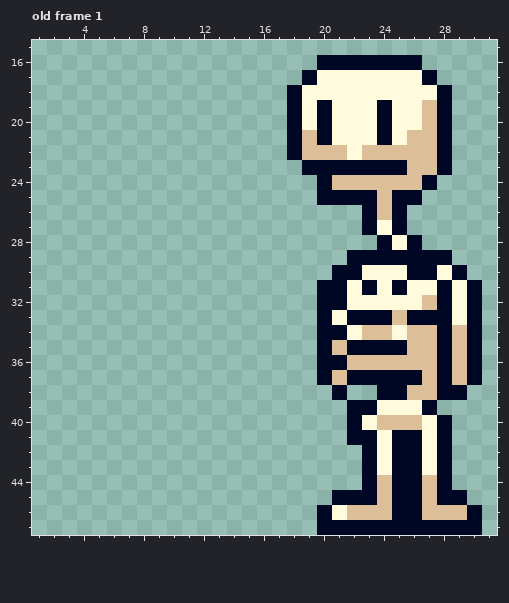
File history of a pixel-art file, assets/aseprite files/npc_skeleton.aseprite. The picture above is the old version.
48x48 pixels, 3 frames. Shown: old frame 1: x 1..31, y 15..47. The commit also changed other frames, which this record leaves out.
And afterwards:
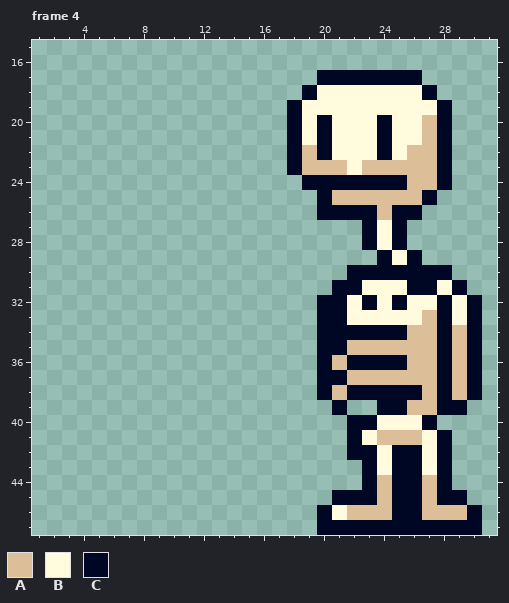
Palette (. is transparent): A #dcbf99  B #fffbdc  C #000725
A new or re-ordered frame is compared with the old frame closest to it.
Diff:
frames 3 -> 4
Frame 4 is new; against old frame 1, layer "Layer 1":
The author changed colour B to colour A in row 39 at x 26; in row 41 at x 24.
The author changed colour C to colour A in row 23 at x 19 to 21 and 23 to 25; in row 24 at x 27; in row 25 at x 21 to 23 and 25 to 26; in row 33 at x 27; in row 35 at x 22 to 25; in row 36 at x 21.
The author changed colour C to colour A in row 37 at x 22 to 26; in row 38 at x 21 and 29; in row 39 at x 27; in row 41 at x 25 to 26.
The author changed colour A to colour B in row 19 at x 27; in row 21 at x 19 and 26; in row 22 at x 21, 23 and 25; in row 32 at x 27; in row 33 at x 25; in row 40 at x 24 to 26.
The author changed colour C to colour B in row 19 at x 20 and 24; in row 23 at x 22; in row 28 at x 24; in row 29 at x 25; in row 31 at x 23, 25 and 28; in row 33 at x 22 to 24 and 26.
The author changed colour C to colour B in row 41 at x 23.
Colour C now appears in row 23 at x 18; in row 24 at x 19 and 28; in row 25 at x 27; in row 26 at x 20 to 22 and 26; in row 28 at x 23; in row 38 at x 20, 22 to 23 and 30.
Colour C now appears in row 39 at x 21 and 28 to 29; in row 42 at x 22.
The author changed colour A to colour C in row 22 at x 20 and 24; in row 24 at x 21 to 25; in row 34 at x 23 to 24; in row 35 at x 21; in row 36 at x 22 to 25; in row 37 at x 21.
The author changed colour A to colour C in row 38 at x 26.
The author changed colour B to colour C in row 17 at x 20 to 26; in row 18 at x 19 and 27; in row 28 at x 25; in row 30 at x 23 to 25 and 28; in row 31 at x 22, 26 to 27 and 29; in row 32 at x 23 and 25.
The author changed colour B to colour C in row 33 at x 21; in row 34 at x 22 and 25; in row 39 at x 24 to 25; in row 40 at x 23 and 27.
The edit erases colour C in row 16 at x 20 to 26; in row 17 at x 19 and 27; in row 18 at x 18 and 28; in row 28 at x 26; in row 29 at x 22 to 23 and 27 to 28; in row 30 at x 21 and 29.
The edit erases colour C in row 31 at x 20 and 30; in row 39 at x 22 to 23; in row 40 at x 28.
Boxes around the changes in both pictures, in picture pixels (x1, y1, x2, y2):
changed: (287, 55, 482, 460)
